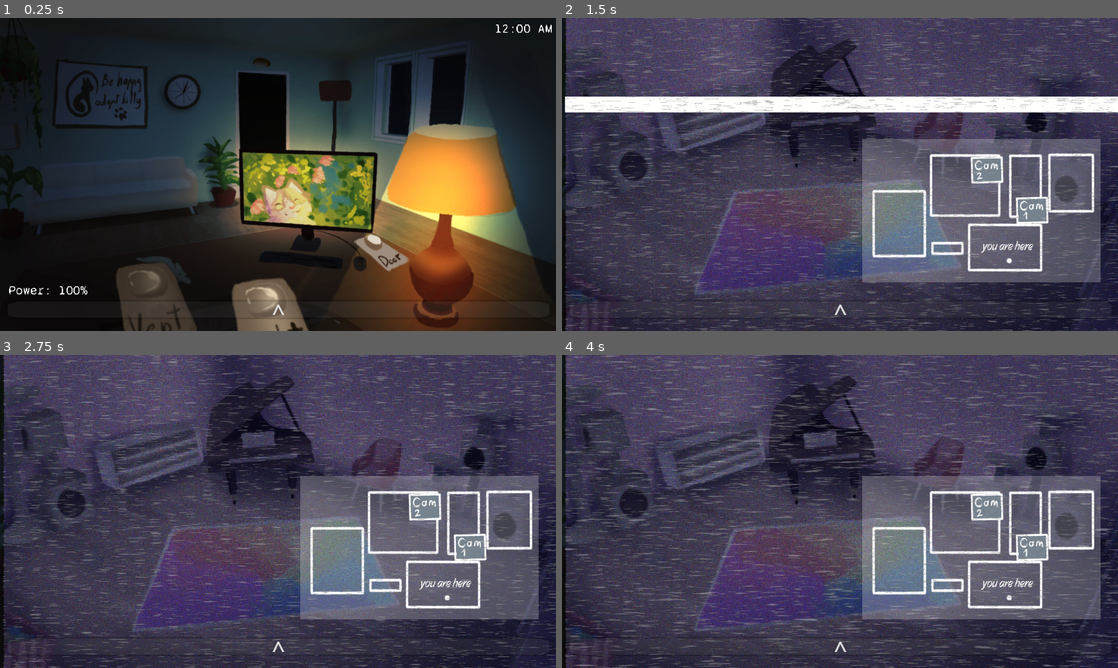
Above: before the commit, frames 1-4 (two rows, left to right).
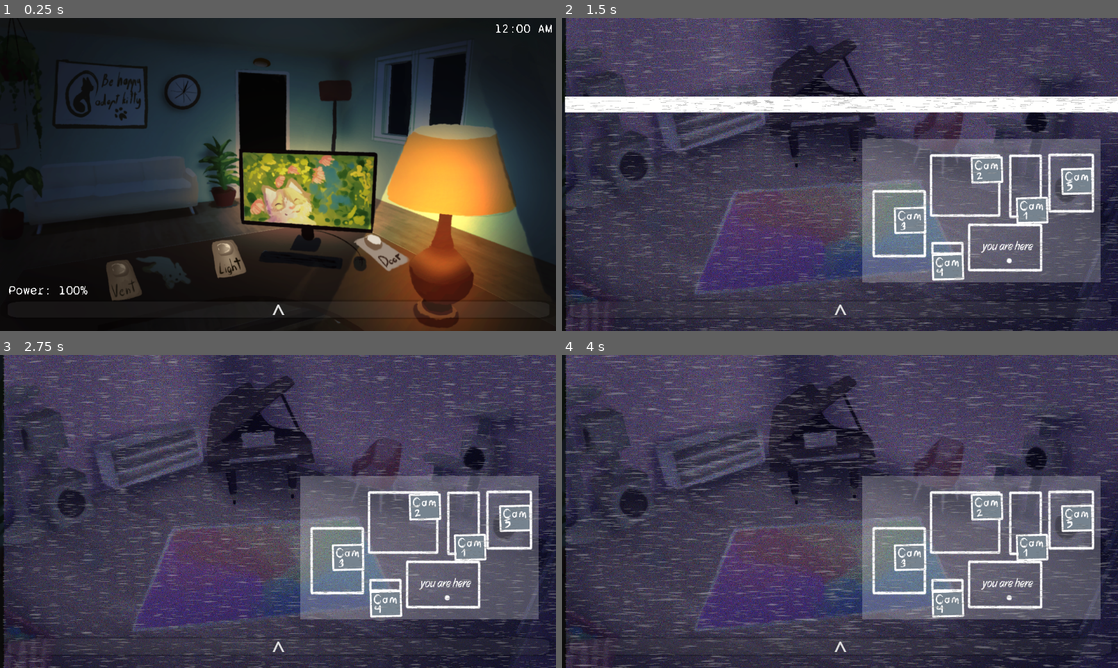
Above: after the commit, the same moments.

Repository: GrayAndWise/MeowsacreGame
Game: Godot game, scene res://office.tscn
Two runs of this game, one before a commit and one after it. Both use one fixed random seed, a clock stepped at 60 frames per second and the inputs below. This scene is started directly instead of the project's main scene.
Inputs (mouse positions are in pixels of both pictures, inside the frame that each line leads up to):
- Up to frame 1 (0.25 s): no input
- Up to frame 2 (1.5 s): tap Enter at 0.5 s; move the mouse to (840, 312) at 0.52 s; press the mouse at (840, 312) at 0.53 s; move the mouse to (728, 190) at 1.27 s; release the mouse at (728, 190) at 1.28 s; click (728, 190) at 1.35 s
- Up to frame 3 (2.75 s): move the mouse to (333, 442) at 2.02 s; press the mouse at (333, 442) at 2.03 s
- Up to frame 4 (4 s): move the mouse to (812, 574) at 2.77 s; release the mouse at (812, 574) at 2.78 s; click (812, 574) at 2.85 s; move the mouse to (1006, 558) at 3.52 s; press the mouse at (1006, 558) at 3.53 s

The runs differ from the first frame. In frame 1, 4.6% of the frame differs, in the area x 19-56%, y 70-100%; in frame 2, 1.1%; in frame 3, 1.1%; in frame 4, 1.1%.

Commit message:
Added lights button
Lights button has been added, but still needs fixes

Diff:
--- a/office.tscn
+++ b/office.tscn
@@ -470,22 +470,24 @@
 script = ExtResource("3_rwrx0")
 
 [node name="lightButton" type="TextureRect" parent="." unique_id=1121087010]
-offset_left = 453.0
-offset_top = 530.0
-offset_right = 493.0
-offset_bottom = 570.0
+offset_left = 454.0
+offset_top = 482.0
+offset_right = 517.05884
+offset_bottom = 546.47064
 scale = Vector2(2.125, 2.125)
 mouse_filter = 0
 texture = SubResource("AnimatedTexture_n1qgr")
+expand_mode = 1
 
 [node name="ventButton" type="TextureRect" parent="." unique_id=1329044197]
-offset_left = 246.0
-offset_top = 554.0
-offset_right = 286.0
-offset_bottom = 594.0
+offset_left = 234.0
+offset_top = 552.0
+offset_right = 281.88635
+offset_bottom = 605.75
 scale = Vector2(2.0465117, 1.9534883)
 mouse_filter = 0
 texture = SubResource("AnimatedTexture_jheaw")
+expand_mode = 1
 
 [node name="doorButton" type="TextureRect" parent="." unique_id=1998436301]
 z_index = 1
@@ -555,6 +557,14 @@
 mouse_filter = 0
 texture = ExtResource("10_4hetp")
 
+[node name="cam3btn" type="TextureRect" parent="camera" unique_id=705421269]
+z_index = 2
+offset_left = 754.0
+offset_top = 433.0
+offset_right = 831.0
+offset_bottom = 498.0
+texture = ExtResource("28_ity3l")
+
 [node name="cam2btn" type="TextureRect" parent="camera" unique_id=79453578]
 z_index = 2
 offset_left = 931.0
@@ -564,19 +574,21 @@
 mouse_filter = 0
 texture = ExtResource("11_o3cd7")
 
-[node name="cam3btn" type="TextureRect" parent="camera" unique_id=705421269]
-offset_left = 754.0
-offset_top = 433.0
-offset_right = 831.0
-offset_bottom = 498.0
-texture = ExtResource("28_ity3l")
-
 [node name="cam4btn" type="TextureRect" parent="camera" unique_id=999310023]
+z_index = 2
 offset_left = 841.0
 offset_top = 540.0
 offset_right = 918.0
 offset_bottom = 605.0
 texture = ExtResource("29_5qg4s")
+
+[node name="cam5btn" type="TextureRect" parent="camera" unique_id=1324100799]
+z_index = 2
+offset_left = 1139.0
+offset_top = 343.0
+offset_right = 1216.0
+offset_bottom = 408.0
+texture = ExtResource("49_rqlqf")
 
 [node name="roomSelect" type="AnimatedSprite2D" parent="camera" unique_id=1491464295]
 visible = false
@@ -610,13 +622,6 @@
 stream = ExtResource("29_cu40l")
 volume_db = -17.391
 pitch_scale = 1.05
-
-[node name="cam5btn" type="TextureRect" parent="camera" unique_id=1324100799]
-offset_left = 1139.0
-offset_top = 343.0
-offset_right = 1216.0
-offset_bottom = 408.0
-texture = ExtResource("49_rqlqf")
 
 [node name="music" type="AudioStreamPlayer2D" parent="." unique_id=1631957415]
 process_mode = 3
--- a/scripts/georgeLogic.gd
+++ b/scripts/georgeLogic.gd
@@ -7,6 +7,9 @@
 var aiLevel : int = 12
 var pathIndex : int = 0
 var path = [1, 2, 3, 4, 5, 6]
+var lightOn = false
+@onready var lightSprite = $doorAppear
+
 
 var roomFrames = {
 	Room.CAM1: [4, 5],
@@ -59,7 +62,17 @@
 	$".".frame=1;
 	updateVisibility(get_node("../camera").currentCam)
 
+	$"../lightButton".gui_input.connect(_on_light_button_input)
+	lightSprite.visible = false
+
 var jumpscaring: bool = false
+
+func _on_light_button_input(event: InputEvent) -> void:
+	if event is InputEventMouseButton:
+		if event.button_index == MOUSE_BUTTON_LEFT and event.pressed:
+			print("Tikras paspaudimas!")
+			toggleLight()
+
 
 func checkJumpscare() -> void:
 	if jumpscaring:
@@ -120,6 +133,18 @@
 	else:
 		$".".visible = false
 
+func toggleLight() -> void:
+	lightOn = !lightOn
+
+	if lightOn:
+		lightSprite.visible = true
+		if currentRoom == Room.OFFICE_DOOR:
+			lightSprite.frame = 0
+		else:
+			lightSprite.frame = 1 # Rodo šviesą be akių
+	else:
+		lightSprite.visible = false
+
 func force_toggle_door() -> void:
 	if doorOpen:
 		$"../door".play_backwards()
--- a/scripts/scroll.gd
+++ b/scripts/scroll.gd
@@ -16,7 +16,6 @@
 	# Mouse at Right Edge -> Shift entire world LEFT
 	elif mouse_pos.x > (window_width - edge_margin) and position.x < 630:
 		direction = 1.0
-	print(position.x)
 
 	# Moving the single parent container moves all child sprites simultaneously!
 	position.x += direction * speed * delta
Not shown: 1 places in office.tscn that only renumber resources
